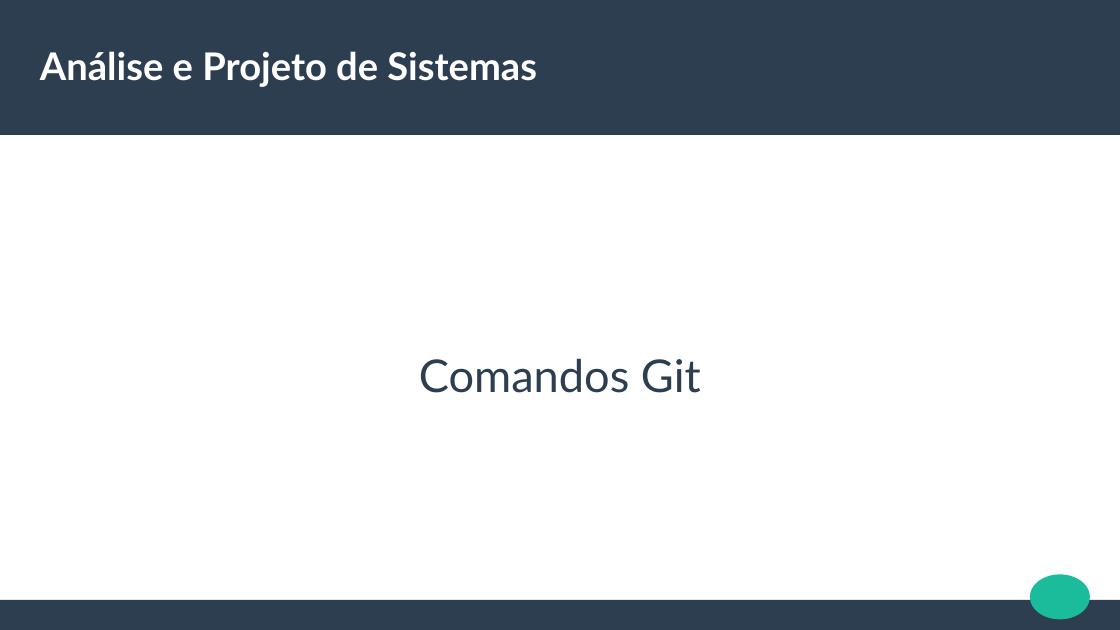
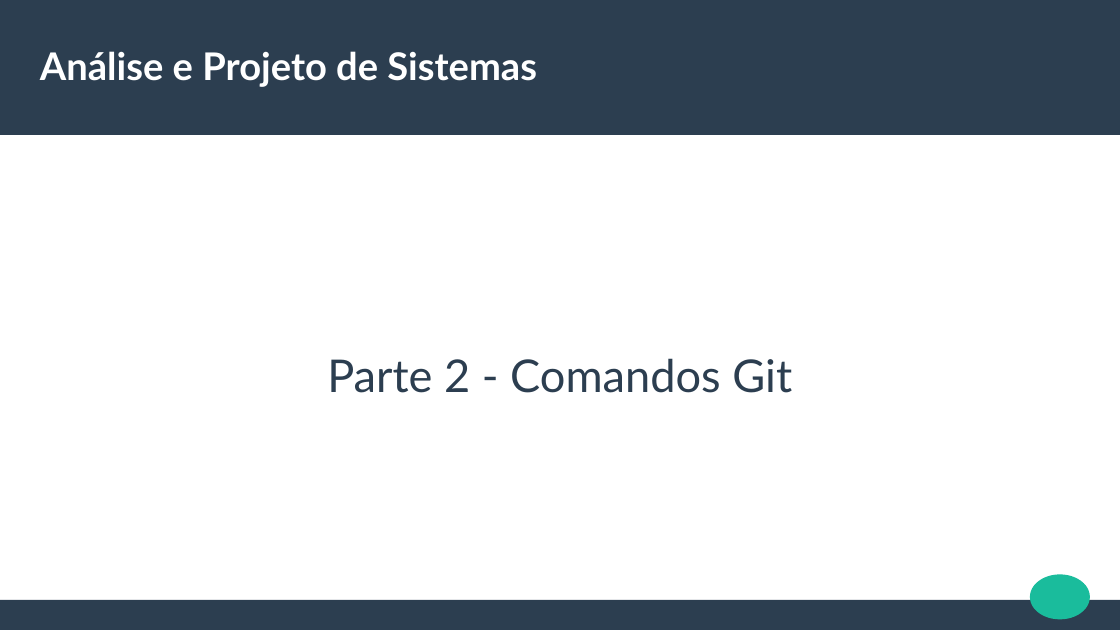
Before and after one commit to jeffersoncarvalho/aps-2020_2, a slide deck: slide 9 of SLIDES/ODP/EXTRA-GitLab.odp. Drawn at 1120x630 pixels with LibreOffice and Linux fonts; fonts in the diff are those of the drawing. Boxes give left, top, right and bottom in pixels: in the first picture for what was removed or moved away, otherwise in the second. Text is boxed around its words. In the diff, an @@ line names an element or a change of style, - is before the commit and + after.

```diff
--- a/SLIDES/ODP/EXTRA-GitLab.odp
+++ b/SLIDES/ODP/EXTRA-GitLab.odp
@@ subtitle at bbox=[327, 358, 792, 393]: text changed @@
-Comandos Git
+Parte 2 - Comandos Git
```
Also in this commit, not shown: 4 slides added, 3 slides removed.
